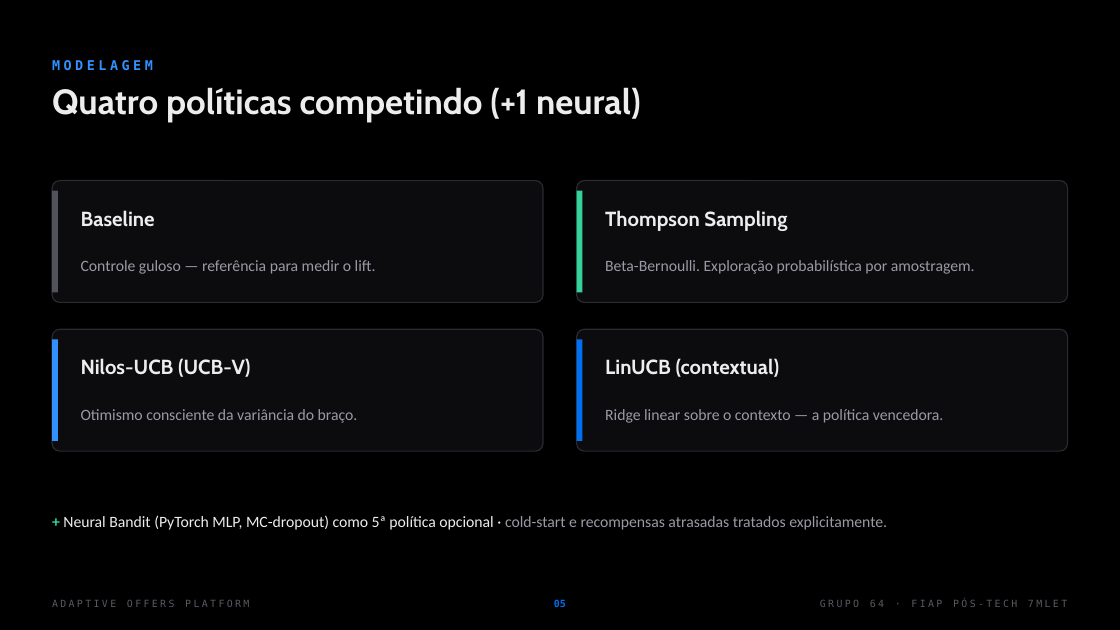
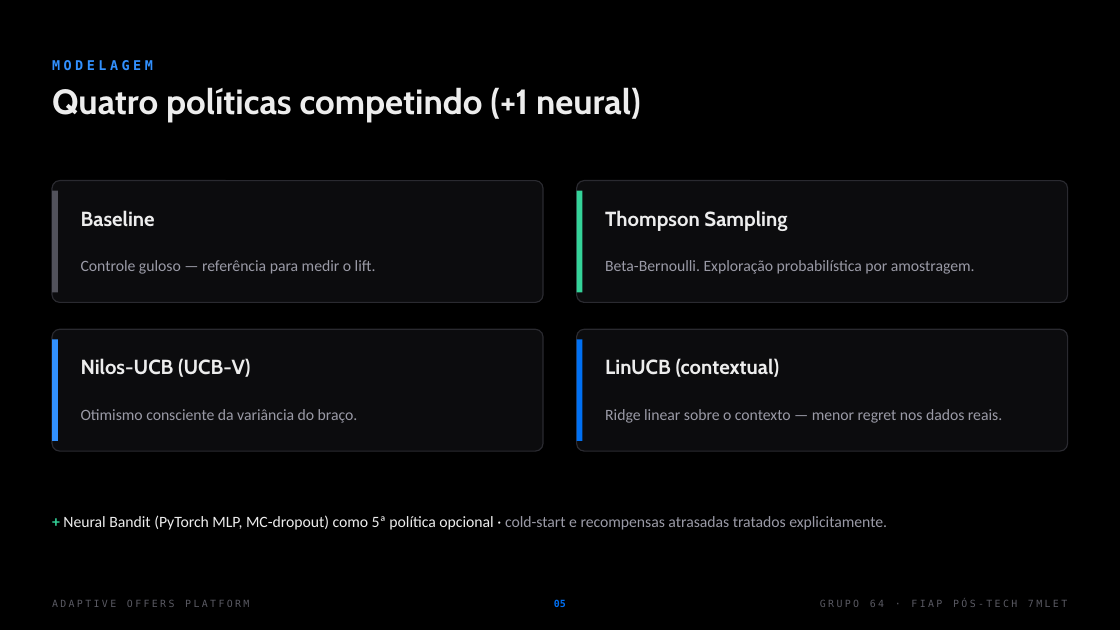
Before and after one commit to dionebraga/datathon-7mlet-grupo-64, a slide deck: slide 5 of docs/Adaptive-Offers-Pitch-Grupo64.pptx. Drawn at 1120x630 pixels with LibreOffice and Linux fonts; fonts in the diff are those of the drawing. Boxes give left, top, right and bottom in pixels: in the first picture for what was removed or moved away, otherwise in the second. Text is boxed around its words. In the diff, an @@ line names an element or a change of style, - is before the commit and + after.

```diff
--- a/docs/Adaptive-Offers-Pitch-Grupo64.pptx
+++ b/docs/Adaptive-Offers-Pitch-Grupo64.pptx
@@ text at <box>605,409,1002,423</box>: text changed @@
-Ridge linear sobre o contexto — a política vencedora.
+Ridge linear sobre o contexto — menor regret nos dados reais.
```
Also in this commit, not shown: 4 other slides changed.
